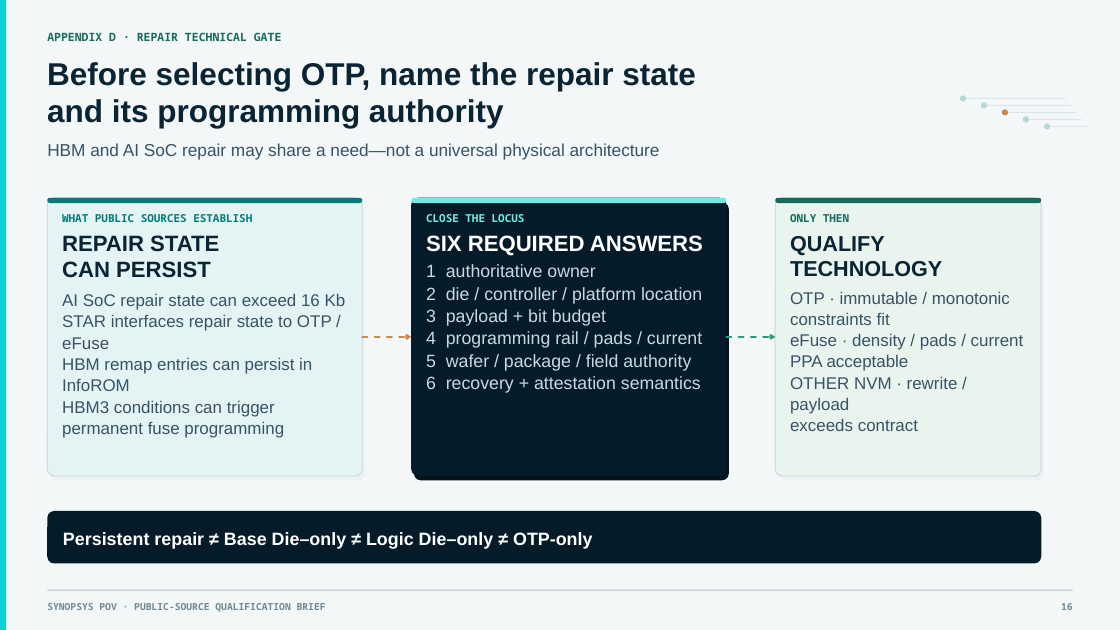
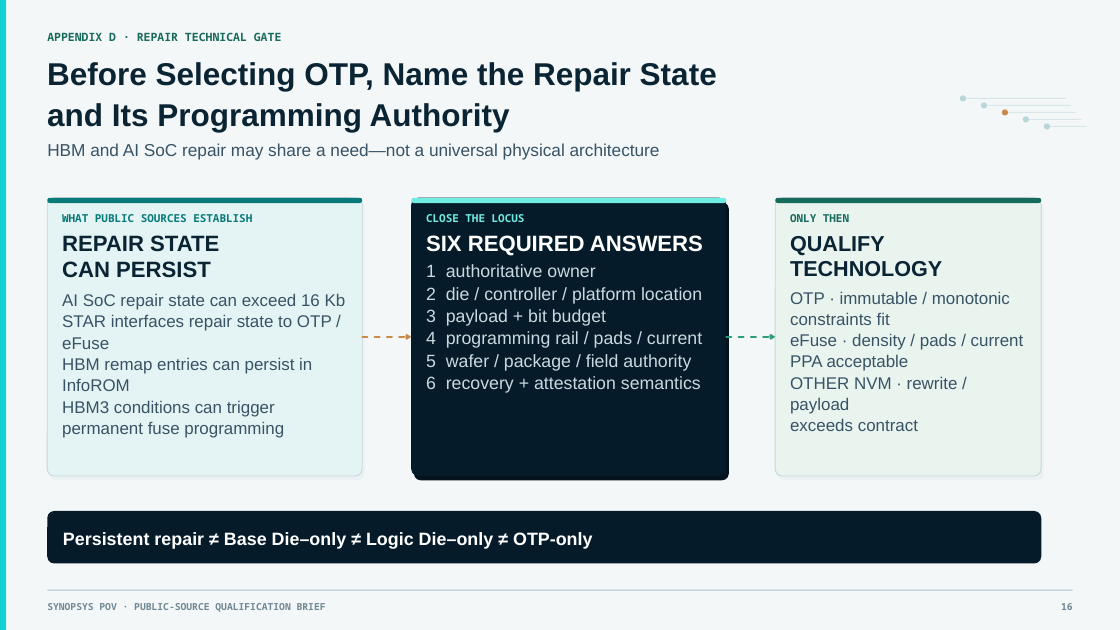
Before and after one commit to SamHuang68/nvm-knowledge-hub, a slide deck: slide 16 of briefing/NVM_AI_OCP_NVM_Opportunities_Executive_v18_Comprehensive_Update_EN.pptx. Drawn at 1120x630 pixels with LibreOffice and Linux fonts; fonts in the diff are those of the drawing. Boxes give left, top, right and bottom in pixels: in the first picture for what was removed or moved away, otherwise in the second. Text is boxed around its words. In the diff, an @@ line names an element or a change of style, - is before the commit and + after.

```diff
--- a/briefing/NVM_AI_OCP_NVM_Opportunities_Executive_v18_Comprehensive_Update_EN.pptx
+++ b/briefing/NVM_AI_OCP_NVM_Opportunities_Executive_v18_Comprehensive_Update_EN.pptx
@@ text at (47,62,717,132): text changed @@
-Before selecting OTP, name the repair state
-and its programming authority
+Before Selecting OTP, Name the Repair State
+and Its Programming Authority
```
Also in this commit, not shown: 15 other slides changed, 1 other file.
